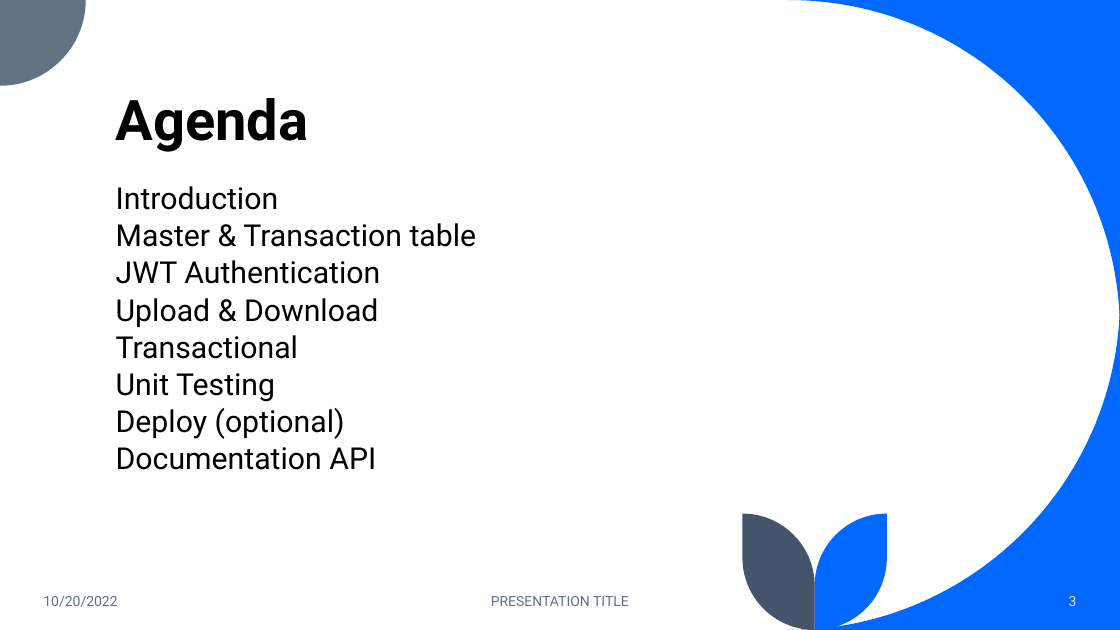
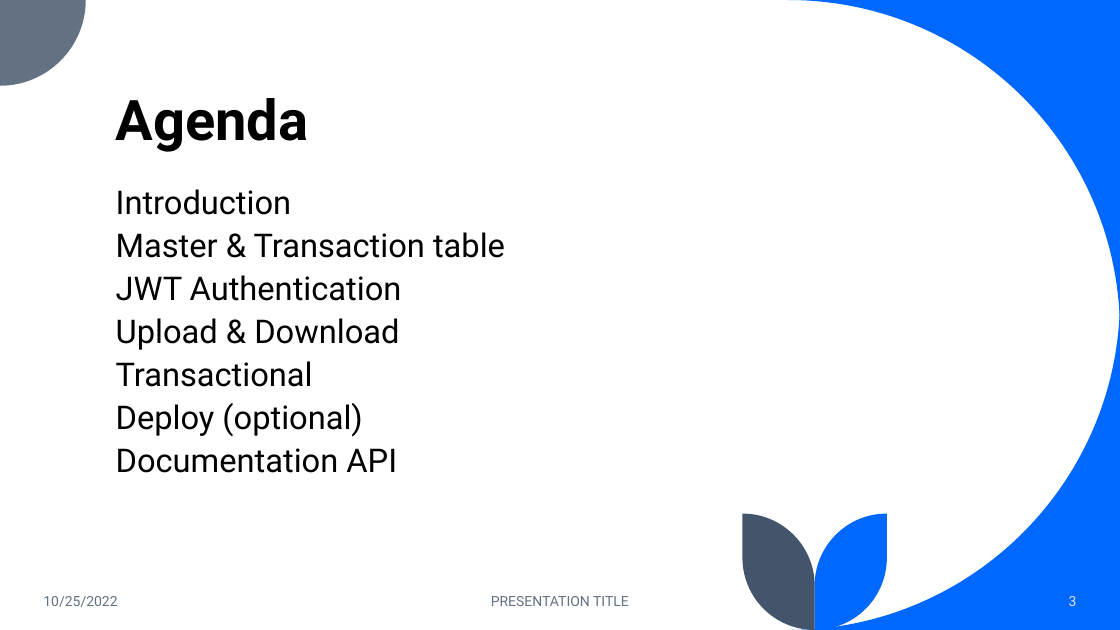
Before and after one commit to Theofilush/warung-makan, a slide deck: slide 3 of documentation/Aplikasi Warung Makan.pptx. Drawn at 1120x630 pixels with LibreOffice and Linux fonts; fonts in the diff are those of the drawing. Boxes give left, top, right and bottom in pixels: in the first picture for what was removed or moved away, otherwise in the second. Text is boxed around its words. In the diff, an @@ line names an element or a change of style, - is before the commit and + after.

Commit message:
update documentation

```diff
--- a/documentation/Aplikasi Warung Makan.pptx
+++ b/documentation/Aplikasi Warung Makan.pptx
@@ text "Introduction" at (116,189,505,473): size 25.9 to 28 pt; line spacing 0.7 to 0.8 @@
@@ text at (116,373,275,402): paragraph removed @@
-Unit Testing
@@ text at (43,596,117,607): text changed @@
-10/20/2022
+10/25/2022
```
Also in this commit, not shown: 11 other slides changed, 1 slide added.
